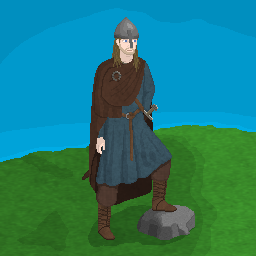
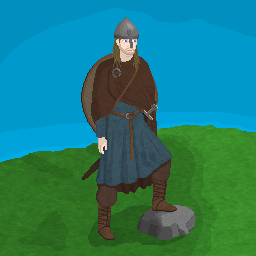
The second w=256, h=256 image is a revision of the first. Changes to its layers:
added layer "shieldbaldrictexture" (multiply, 50%) above "shieldbaldric" over [105, 56, 140, 119]
added layer "shieldbaldric" above "newcloak tex" over [105, 56, 140, 119]
added layer "newcloak tex" (multiply) above "newcloak" over [91, 55, 157, 194]
added layer "newcloak" above "cloaktexture" over [91, 55, 157, 194]
hid "cloaktexture", painted on it over [87, 55, 153, 205]
hid "cloak", painted on it over [87, 55, 153, 205]
painted on "clothingtexture" over [94, 112, 107, 154]
painted on "Background" over [94, 40, 152, 154]
added layer "shield" above "grasstexture" over [81, 53, 158, 143]
